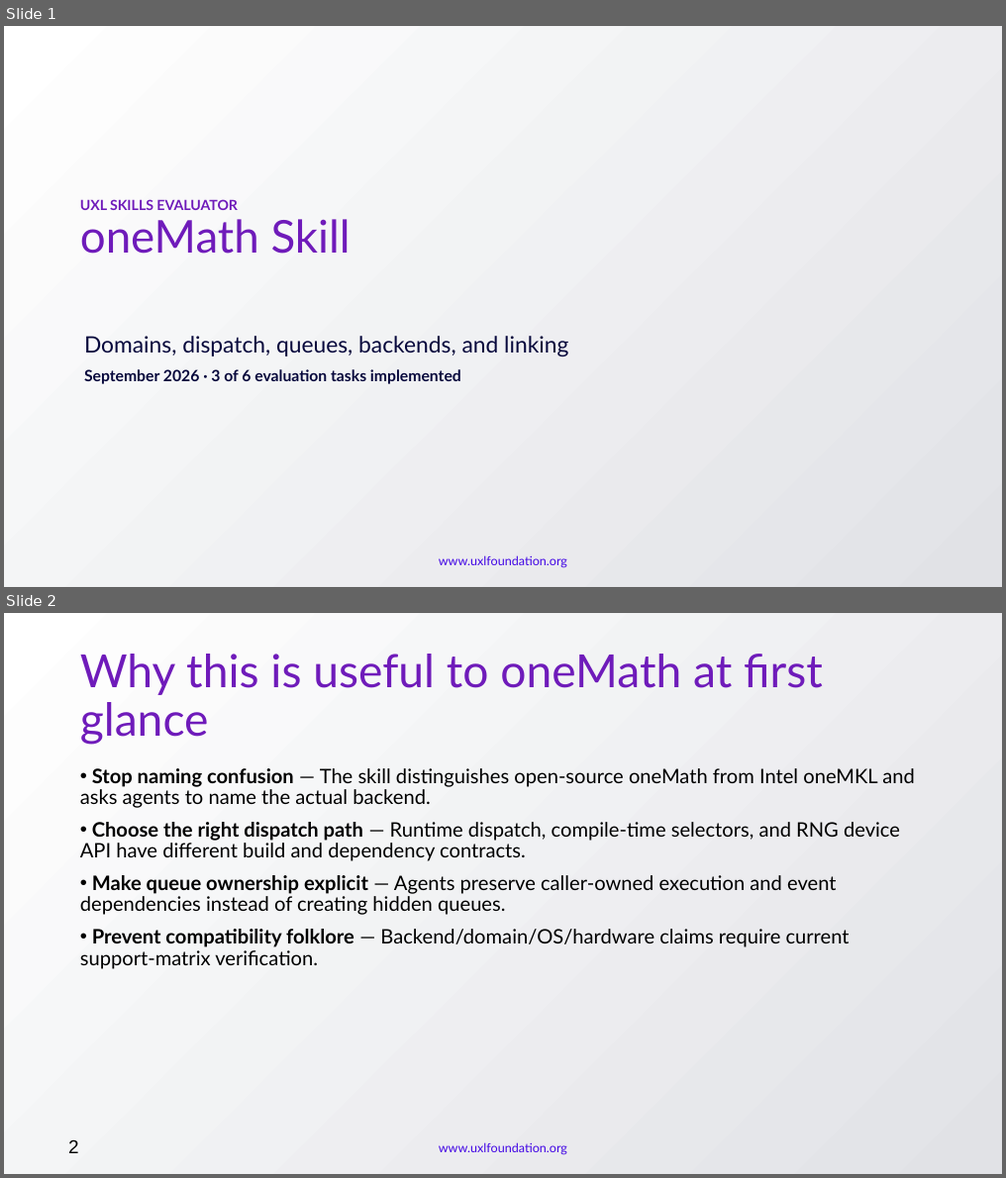
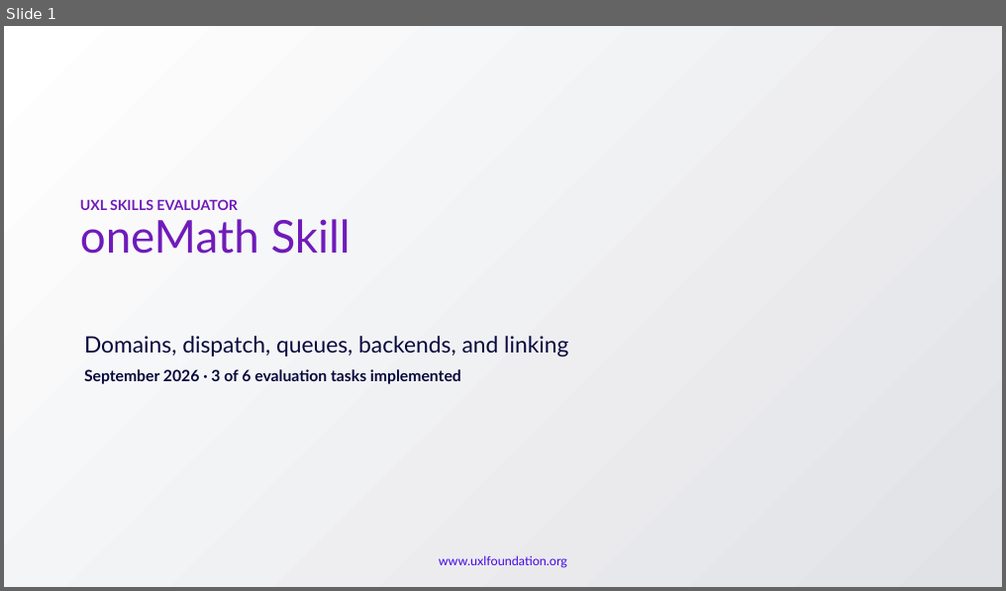
Before and after one commit to uxlfoundation/skills, a slide deck: evaluation/dashboard/public/decks/uxl-onemath-maintainer-briefing.pptx. Shown one above the other, each under a label of ours: slides 1 and 2 before the commit, slide 1 after it. The pictures are 1006x1178 and 1006x591 pixels, drawn with LibreOffice and Linux fonts; fonts in the diff are those of the drawing; background and template pictures are left out. Boxes give left, top, right and bottom in pixels: in the first picture for what was removed or moved away, otherwise in the second. Text is boxed around its words. In the diff, an @@ line names an element or a change of style, - is before the commit and + after.

```diff
--- a/evaluation/dashboard/public/decks/uxl-onemath-maintainer-briefing.pptx
+++ b/evaluation/dashboard/public/decks/uxl-onemath-maintainer-briefing.pptx
@@ slide 2 removed at [4,613,1002,1174], background gradient #FFFFFF to #E1E2E6; not listed: 1 template element that a slide beside it also shows @@
@@ title removed at [80,654,823,745] @@
-Why this is useful to oneMath at first glance
@@ text removed at [80,768,915,969] @@
-• Stop naming confusion — The skill distinguishes open-source oneMath from Intel oneMKL and asks agents to name the actual backend.
-• Choose the right dispatch path — Runtime dispatch, compile-time selectors, and RNG device API have different build and dependency contracts.
-• Make queue ownership explicit — Agents preserve caller-owned execution and event dependencies instead of creating hidden queues.
-• Prevent compatibility folklore — Backend/domain/OS/hardware claims require current support-matrix verification.
@@ text removed at [68,1141,79,1154] @@
-2
```
Also in this commit, not shown: 5 slides changed, 22 other files.
